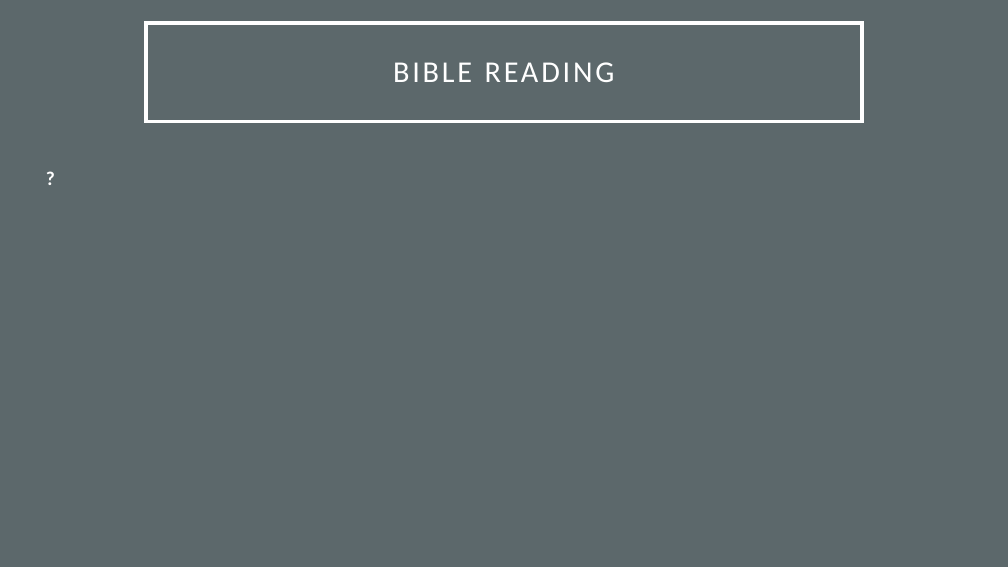
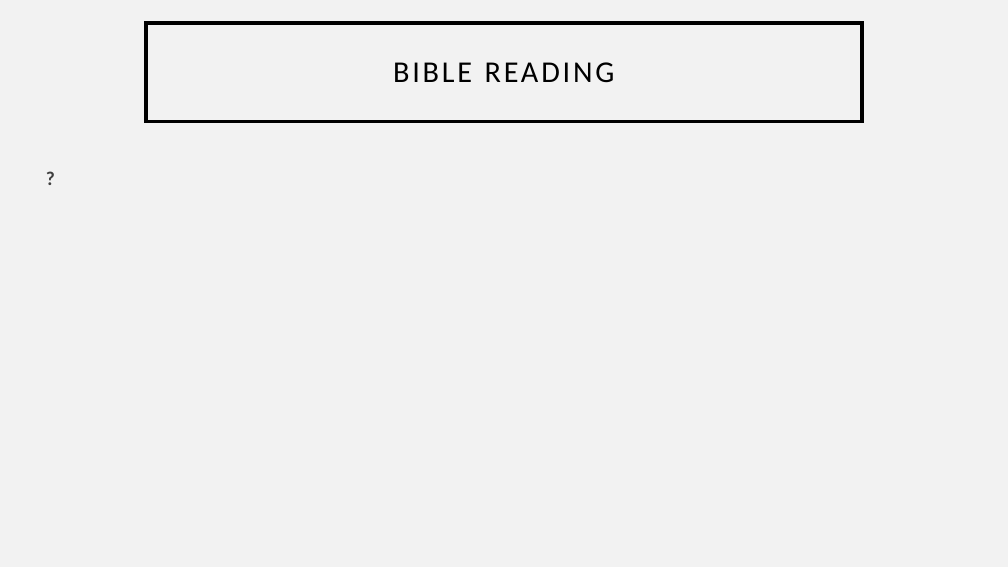
Before and after one commit to pangwuu/Weekly-powerpoint-maker, a slide deck: slide 43 of Slides/31_12_23.pptx (slide 44 before the commit). Drawn at 1008x567 pixels with LibreOffice and Linux fonts; fonts in the diff are those of the drawing. Boxes give left, top, right and bottom in pixels: in the first picture for what was removed or moved away, otherwise in the second. Text is boxed around its words. In the diff, an @@ line names an element or a change of style, - is before the commit and + after.

```diff
--- a/Slides/31_12_23.pptx
+++ b/Slides/31_12_23.pptx
@@ background #5D686B to #F2F2F2 @@
@@ title "BIBLE READING" at [146,23,863,122]: text colour #FFFFFF to #000000; outline #FFFFFF 2.5 pt to #000000 2.5 pt @@
@@ subtitle "?" at [35,136,972,474]: text colour #FFFFFF to #404040 @@
```
Also in this commit, not shown: 2 other slides changed, 13 slides added, 2 other files.
